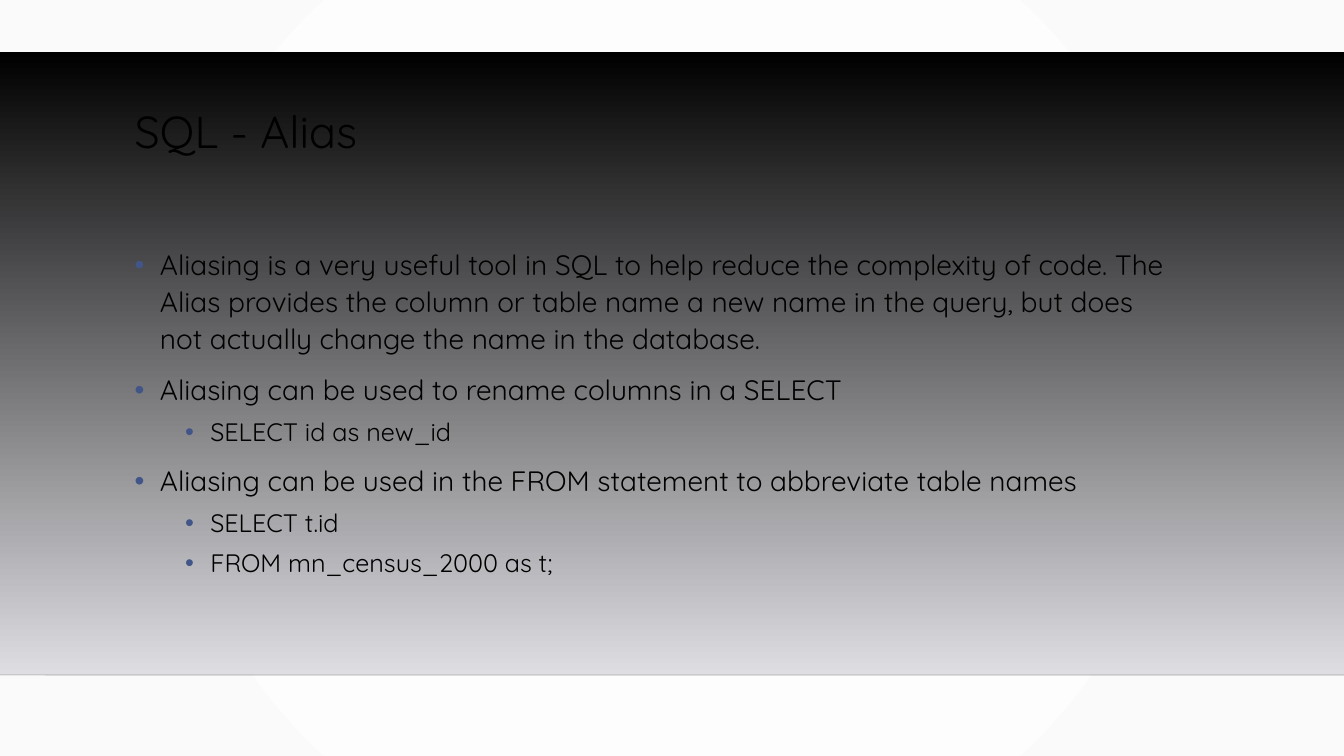
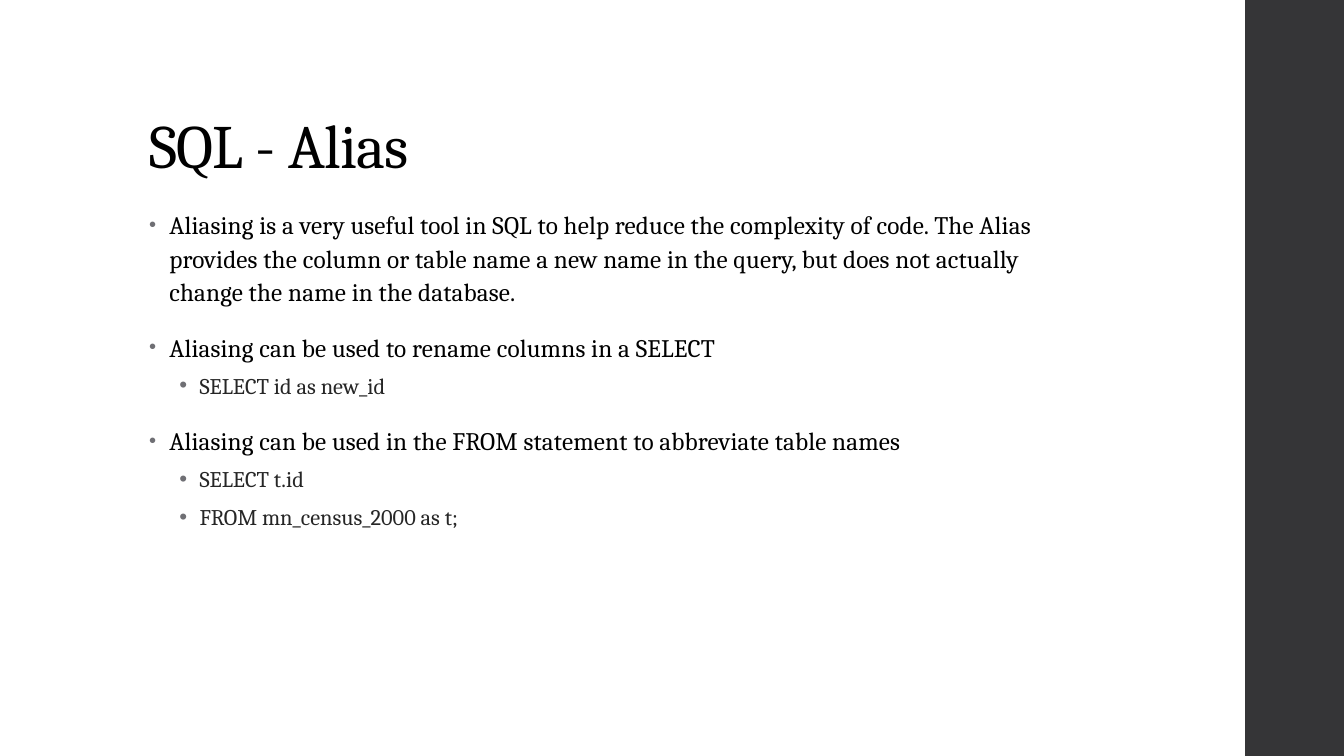
Before and after one commit to MGIS-UMN/GIS5577_week2, a slide deck: slide 31 of BASIC_SQL.odp. Drawn at 1344x756 pixels with LibreOffice and Linux fonts; fonts in the diff are those of the drawing; background and template pictures are left out. Boxes give left, top, right and bottom in pixels: in the first picture for what was removed or moved away, otherwise in the second. Text is boxed around its words. In the diff, an @@ line names an element or a change of style, - is before the commit and + after.

```diff
--- a/BASIC_SQL.odp
+++ b/BASIC_SQL.odp
@@ background gradient #FFFFFF to #FAFAFA to #FFFFFF @@
@@ freeform shape added at (1245, 0, 1344, 756), fill #353537 @@
@@ freeform shape removed at (0, 51, 1344, 675) @@
@@ title "SQL - Alias": place and size @@
-title "SQL - Alias" at (135, 96, 357, 163)
+title "SQL - Alias" at (149, 125, 409, 179)
@@ title "SQL - Alias" at (149, 125, 409, 179): size 32 to 44 pt, font Quicksand to Cambria, letter spacing 0 to -0.5 pt; vertical alignment top to bottom @@
@@ text "Aliasing is a very useful ...": place and size @@
-text "Aliasing is a very useful ..." at (160, 254, 1163, 576)
+text "Aliasing is a very useful ..." at (169, 216, 1030, 528)
@@ text "Aliasing is a very useful ..." at (169, 216, 1030, 528): size 20 to 18 pt, letter spacing 0 to 0.1 pt in "Aliasing is a very useful tool in ...", "Aliasing can be used to rename columns ...", "Aliasing can be used in the FROM ..."; font Quicksand to Cambria; size 18 to 16 pt, text colour #000000 to #262626 in "SELECT id as new_id", "SELECT t.id", "FROM mn_census_2000 as t;"; indent changed; more space between paragraphs; bullet colour #415588 to #6F6F74 @@
@@ line removed from (0, 675) to (1344, 675) @@
```
Also in this commit, not shown: 30 other slides changed.
